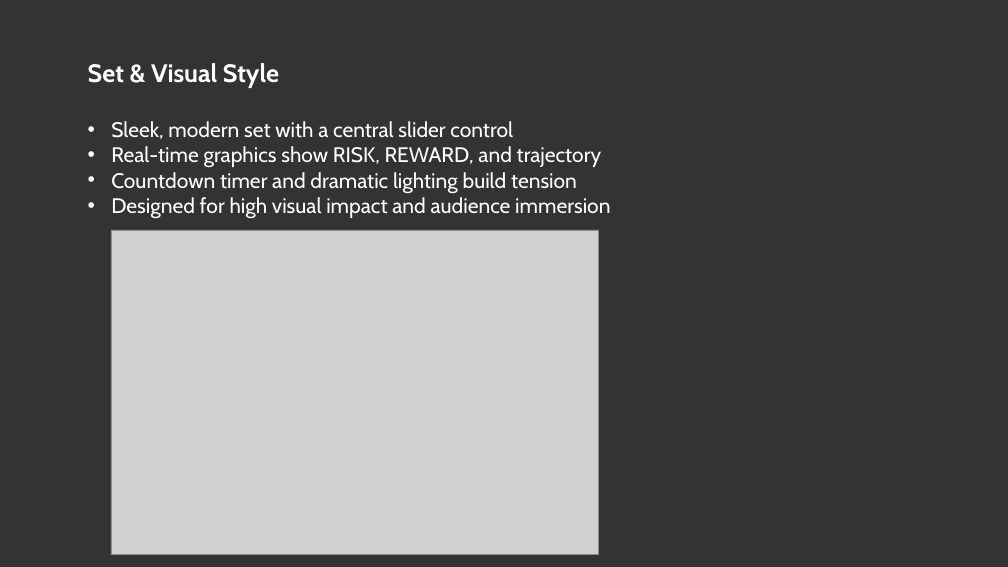
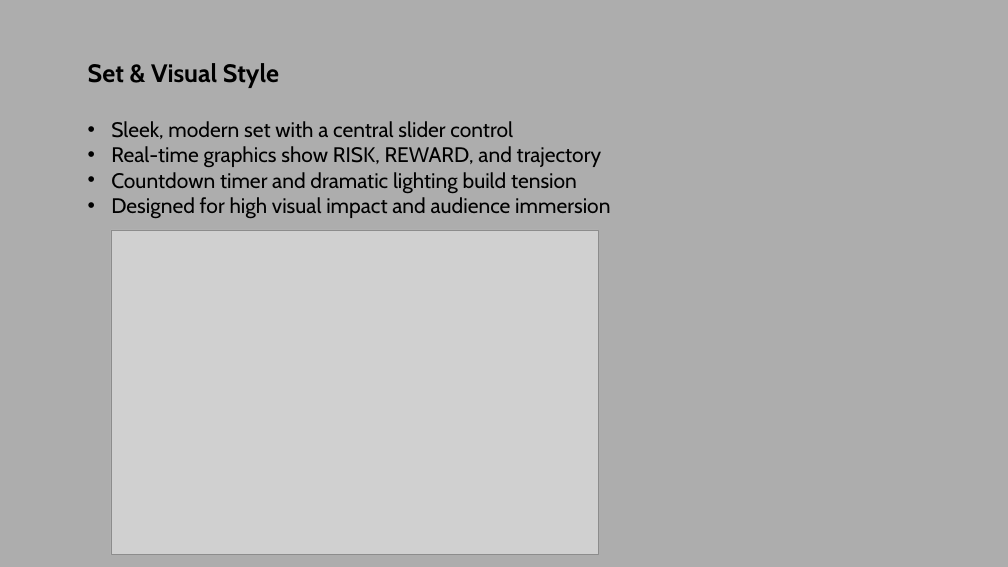
Before and after one commit to mikehardware/risk-vs-reward, a slide deck: slide 8 of risk-vs-reward/downloads/RvR Pitch Deck.pptx. Drawn at 1008x567 pixels with LibreOffice and Linux fonts; fonts in the diff are those of the drawing; grey boxes stand for pictures. Boxes give left, top, right and bottom in pixels: in the first picture for what was removed or moved away, otherwise in the second. Text is boxed around its words. In the diff, an @@ line names an element or a change of style, - is before the commit and + after.

```diff
--- a/risk-vs-reward/downloads/RvR Pitch Deck.pptx
+++ b/risk-vs-reward/downloads/RvR Pitch Deck.pptx
@@ background #333333 to #ADADAD @@
@@ text "Set & Visual Style" at bbox=[88, 63, 279, 88]: text colour #FFFFFF to #000000 @@
@@ text "Sleek, modern set with a ..." at bbox=[111, 121, 610, 218]: text colour #FFFFFF to #000000 @@
```
Also in this commit, not shown: 9 other slides changed, 13 other files.
